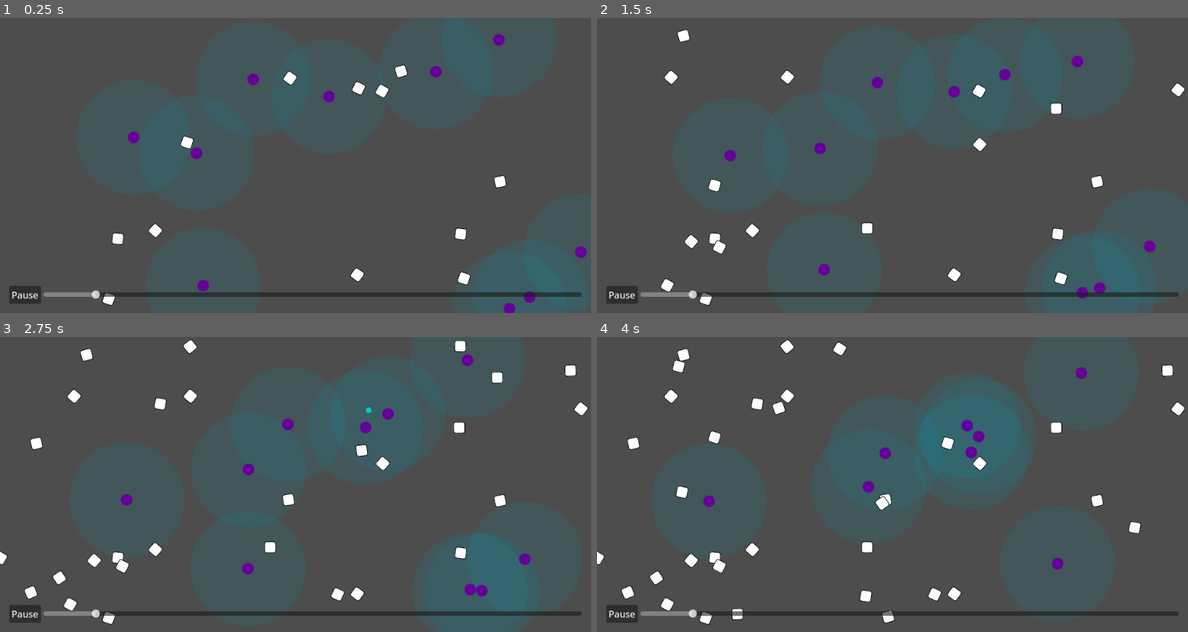
Above: before the commit, frames 1-4 (two rows, left to right).
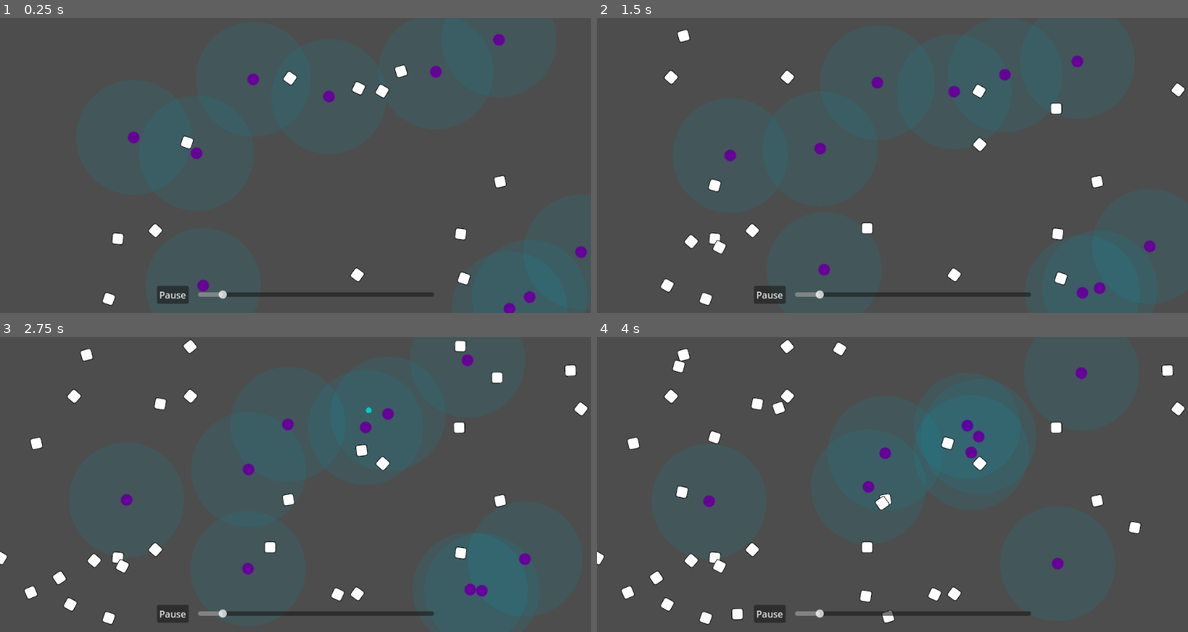
Above: after the commit, the same moments.

Repository: wivest/Natural-Selection
Game: Godot game, scene res://scenes/main.tscn
The game is run twice, just before and just after one commit, with the same random seed, the same clock (stepped at 60 frames per second) and the same inputs.
Inputs:
- Up to frame 1 (0.25 s): no input
- Up to frame 2 (1.5 s): no input
- Up to frame 3 (2.75 s): no input
- Up to frame 4 (4 s): no input

The runs differ from the first frame. In frame 1, 1.3% of the frame differs, in the area x 1-99%, y 90-97%; in frame 2, 1.3%; in frame 3, 1.3%; in frame 4, 1.3%.

Commit message:
style: resize bottom UI container

Diff:
--- a/scenes/main.tscn
+++ b/scenes/main.tscn
@@ -39,9 +39,10 @@
 
 [node name="BottomContainer" type="MarginContainer" parent="GUI/Control"]
 layout_mode = 1
-anchors_preset = 12
+anchors_preset = -1
+anchor_left = 0.25
 anchor_top = 1.0
-anchor_right = 1.0
+anchor_right = 0.75
 anchor_bottom = 1.0
 offset_top = -48.0
 grow_horizontal = 2
@@ -53,6 +54,7 @@
 
 [node name="HBoxContainer" type="HBoxContainer" parent="GUI/Control/BottomContainer"]
 layout_mode = 2
+theme_override_constants/separation = 16
 alignment = 1
 
 [node name="Button" type="Button" parent="GUI/Control/BottomContainer/HBoxContainer"]
